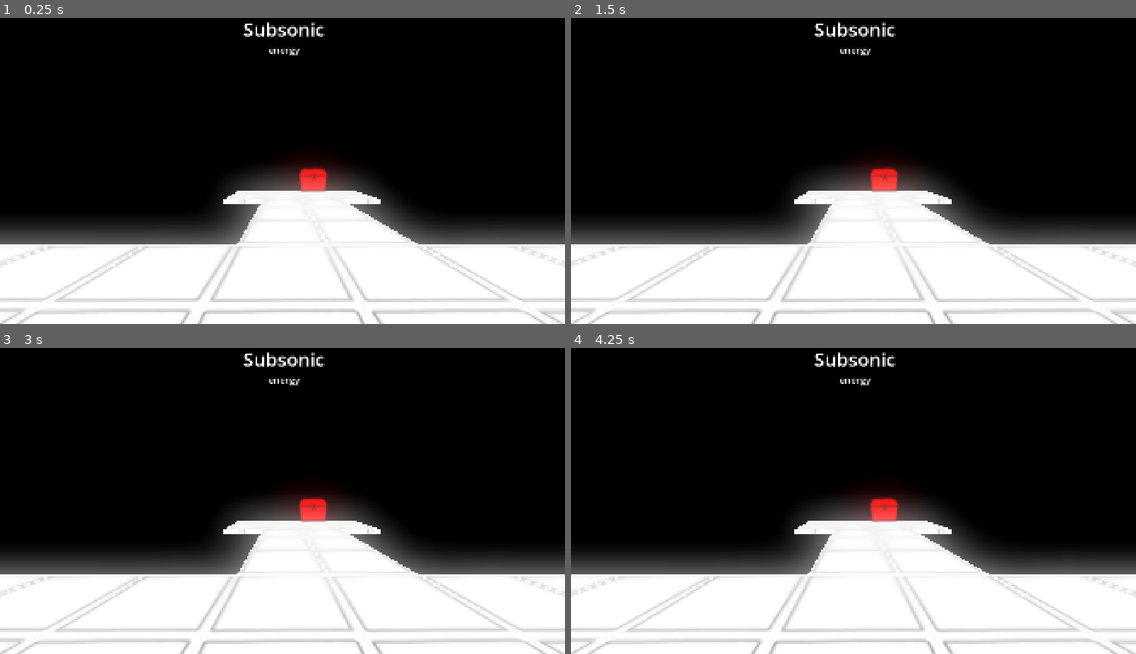
Above: before the commit, frames 1-4 (two rows, left to right).
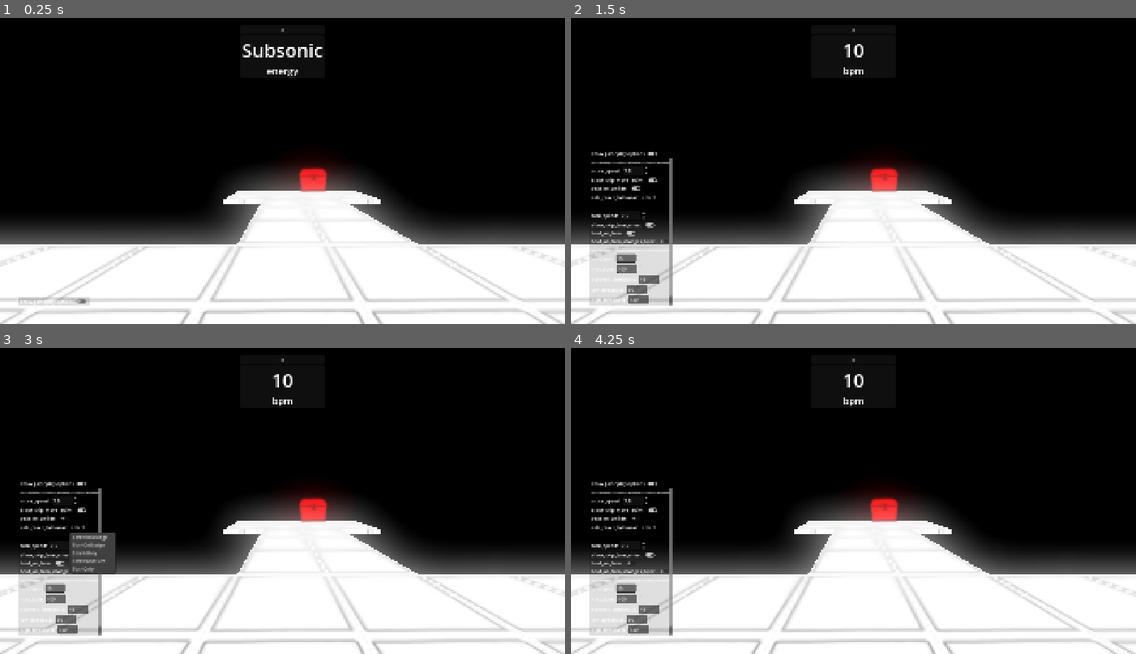
Above: after the commit, the same moments.

Repository: auroracub/dungeon-trance
Game: Godot game, scene res://dungeon/dungeon.tscn
Same seed, same stepped clock (60 frames per second), same inputs: the game is played once before the commit and once after it.
Inputs (mouse positions are in pixels of both pictures, inside the frame that each line leads up to):
- Up to frame 1 (0.25 s): no input
- Up to frame 2 (1.5 s): click (853, 30) at 0.5 s, where only the run after the commit has a clickable "<>"; click (650, 302) at 1.27 s
- Up to frame 3 (3 s): click (67, 519) at 2.02 s; click (79, 528) at 2.75 s, where only the run after the commit has a clickable "select"
- Up to frame 4 (4.25 s): click (633, 562) at 3.52 s

The runs differ from the first frame. In frame 1, 1.0% of the frame differs, in the area x 3-58%, y 1-95%; in frame 2, 4.2%; in frame 3, 4.9%; in frame 4, 4.2%.

Commit message:
Overhaul debug overlay
- Moves debug overlay to a self-contained scene
- Adds controls for player/dungeon gameplay variables
- Adds switching between energy/bpm view

Diff:
--- a/dungeon/dungeon.gd
+++ b/dungeon/dungeon.gd
@@ -58,7 +58,6 @@
 
 
 func _process(delta: float) -> void:
-	_update_debug_ui()
 	_update_energy_state()
 
 	_beat_adjust_timer += delta
@@ -165,9 +164,3 @@
 		_:
 			# default to subsonic
 			return (_min_bpm + subsonic_threshold) * 0.5
-
-## debug
-
-func _update_debug_ui() -> void:
-	%BPMValue.text = str(int(bpm))
-	%EnergyValue.text = Global.EnergyState.keys()[energy_state]
--- a/dungeon/dungeon.tscn
+++ b/dungeon/dungeon.tscn
@@ -15,6 +15,7 @@
 [ext_resource type="AudioStream" uid="uid://2bkkrtfvwpsc" path="res://dungeon/sfx/kick_deep_2.mp3" id="10_v5yuf"]
 [ext_resource type="AudioStream" uid="uid://bebxcheryi1bd" path="res://dungeon/sfx/perc_2.mp3" id="12_v5yuf"]
 [ext_resource type="AudioStream" uid="uid://cknm45e6eyfiy" path="res://dungeon/sfx/acid_f#_maj.mp3" id="13_yrjow"]
+[ext_resource type="PackedScene" uid="uid://c3p5h0danxa2o" path="res://testing/debug_overlay.tscn" id="16_ugyaa"]
 
 [sub_resource type="PlaneMesh" id="PlaneMesh_tjq72"]
 size = Vector2(15, 15)
@@ -138,53 +139,13 @@
 [node name="WorldEnvironment" type="WorldEnvironment" parent="Global" unique_id=1905369222]
 environment = SubResource("Environment_ce1tf")
 
-[node name="Debug" type="CanvasLayer" parent="." unique_id=432502886]
-
-[node name="EnergyContainer" type="VBoxContainer" parent="Debug" unique_id=311230618]
-anchors_preset = 5
-anchor_left = 0.5
-anchor_right = 0.5
-offset_left = -30.5
+[node name="DebugOverlay" parent="." unique_id=1541782437 node_paths=PackedStringArray("dungeon", "player") instance=ExtResource("16_ugyaa")]
+anchors_preset = 0
+anchor_right = 0.0
+anchor_bottom = 0.0
+offset_left = 32.0
 offset_top = 32.0
-offset_right = 39.5
-offset_bottom = 169.0
-grow_horizontal = 2
-
-[node name="EnergyValue" type="Label" parent="Debug/EnergyContainer" unique_id=460320580]
-unique_name_in_owner = true
-layout_mode = 2
-theme_override_font_sizes/font_size = 64
-horizontal_alignment = 1
-vertical_alignment = 1
-
-[node name="EnergyLabel" type="Label" parent="Debug/EnergyContainer" unique_id=2112893759]
-layout_mode = 2
-theme_override_font_sizes/font_size = 32
-text = "energy"
-horizontal_alignment = 1
-vertical_alignment = 1
-
-[node name="BPMContainer" type="VBoxContainer" parent="Debug" unique_id=1105936768]
-visible = false
-anchors_preset = 5
-anchor_left = 0.5
-anchor_right = 0.5
-offset_left = -20.0
-offset_top = 32.0
-offset_right = 29.0
-offset_bottom = 104.0
-grow_horizontal = 2
-
-[node name="BPMValue" type="Label" parent="Debug/BPMContainer" unique_id=1236724006]
-unique_name_in_owner = true
-layout_mode = 2
-theme_override_font_sizes/font_size = 64
-horizontal_alignment = 1
-vertical_alignment = 1
-
-[node name="BPMLabel" type="Label" parent="Debug/BPMContainer" unique_id=2115365700]
-layout_mode = 2
-theme_override_font_sizes/font_size = 32
-text = "bpm"
-horizontal_alignment = 1
-vertical_alignment = 1
+offset_right = 1888.0
+offset_bottom = 1048.0
+dungeon = NodePath("..")
+player = NodePath("../Entities/Player")
--- a/entities/player/player.gd
+++ b/entities/player/player.gd
@@ -8,7 +8,7 @@
 
 ## moving
 
-enum SideMoveBehavior { StrafeOnly, StrafeAndTurn, TurnOnly, StrafeOnDodge, TurnOnDodge }
+enum SideMoveBehavior { StrafeOnDodge, TurnOnDodge, StrafeOnly, StrafeAndTurn, TurnOnly }
 
 @export var side_move_behavior := SideMoveBehavior.StrafeOnDodge
 
--- /dev/null
+++ b/testing/debug_overlay.gd
@@ -0,0 +1,116 @@
+
+extends MarginContainer
+
+@export var dungeon: Dungeon
+@export var player: Player
+
+class DebugOption:
+	var node: Node
+	var getter: Callable
+	var setter: Callable
+
+	func _init(_node: Node, _getter: Callable, _setter: Callable) -> void:
+		node = _node
+		getter = _getter
+		setter = _setter
+
+	func setup() -> void:
+		match node:
+			var n when n is SpinBox:
+				n.value = getter.call()
+				n.value_changed.connect(setter)
+			var n when n is CheckButton:
+				n.button_pressed = getter.call()
+				n.button_up.connect(func(): setter.call(node.button_pressed))
+			var n when n is MenuButton:
+				n.get_popup().index_pressed.connect(setter)
+			_:
+				if node:
+					push_error("Error setting up debug overlay: unimplemented node type %s" % node)
+				else:
+					push_error("Error setting up debug overlay: invalid node")
+
+func _ready() -> void:
+	# setup options
+	for option in [
+		DebugOption.new(%MoveSpeed, func(): return player.move_speed, func(v): player.move_speed = v),
+		DebugOption.new(%AllowSkipMoveAnim, func(): return player.allow_skip_move_anim, func(v): player.allow_skip_move_anim = v),
+		DebugOption.new(%BeatOnCollide, func(): return player.beat_on_collide, func(v): player.beat_on_collide = v),
+		DebugOption.new(%SideMoveBehavior, func(): return player.side_move_behavior, func(v): player.side_move_behavior = v),
+		DebugOption.new(%TurnSpeed, func(): return player.turn_speed, func(v): player.turn_speed = v),
+		DebugOption.new(%AllowSkipTurnAnim, func(): return player.allow_skip_turn_anim, func(v): player.allow_skip_turn_anim = v),
+		DebugOption.new(%BeatOnTurn, func(): return player.beat_on_turn, func(v): player.beat_on_turn = v),
+		DebugOption.new(%BeatOnTurnChangesBPM, func(): return player.beat_on_turn_changes_bpm, func(v): player.beat_on_turn_changes_bpm = v),
+		DebugOption.new(%MinBPM, func(): return dungeon._min_bpm, func(v): dungeon._min_bpm = v),
+		DebugOption.new(%MaxBPM, func(): return dungeon._max_bpm, func(v): dungeon._max_bpm = v),
+		DebugOption.new(%SubsonicThreshold, func(): return dungeon.subsonic_threshold, func(v): dungeon.subsonic_threshold = v),
+		DebugOption.new(%LowThreshold, func(): return dungeon.low_threshold, func(v): dungeon.low_threshold = v),
+		DebugOption.new(%HighThreshold, func(): return dungeon.high_threshold, func(v): dungeon.high_threshold = v),
+		DebugOption.new(%SupersonicThreshold, func(): return dungeon.supersonic_threshold, func(v): dungeon.supersonic_threshold = v)
+	]:	option.setup()
+
+	## setup options (manual method)
+	#
+	## setup spin boxes
+	#
+	#%MoveSpeed.value = player.move_speed
+	#%MoveSpeed.value_changed.connect(func(value): player.move_speed = value)
+	#
+	#%TurnSpeed.value = player.turn_speed
+	#%TurnSpeed.value_changed.connect(func(value): player.turn_speed = value)
+	#
+	#%MinBPM.value = dungeon._min_bpm
+	#%MinBPM.value_changed.connect(func(value): dungeon._min_bpm = value)
+	#
+	#%MaxBPM.value = dungeon._max_bpm
+	#%MaxBPM.value_changed.connect(func(value): dungeon._max_bpm = value)
+	#
+	#%SubsonicThreshold.value = dungeon.subsonic_threshold
+	#%SubsonicThreshold.value_changed.connect(func(value): dungeon.subsonic_threshold = value)
+	#
+	#%LowThreshold.value = dungeon.low_threshold
+	#%LowThreshold.value_changed.connect(func(value): dungeon.low_threshold = value)
+	#
+	#%HighThreshold.value = dungeon.high_threshold
+	#%HighThreshold.value_changed.connect(func(value): dungeon.high_threshold = value)
+	#
+	#%SupersonicThreshold.value = dungeon.supersonic_threshold
+	#%SupersonicThreshold.value_changed.connect(func(value): dungeon.supersonic_threshold = value)
+	#
+	## setup check buttons
+	#
+	#%AllowSkipMoveAnim.button_pressed = player.allow_skip_move_anim
+	#%AllowSkipMoveAnim.button_up.connect(func(): player.allow_skip_move_anim = %AllowSkipMoveAnim.button_pressed)
+	#
+	#%BeatOnCollide.button_pressed = player.beat_on_collide
+	#%BeatOnCollide.button_up.connect(func(): player.beat_on_collide = %BeatOnCollide.button_pressed)
+	#
+	#%AllowSkipTurnAnim.button_pressed = player.allow_skip_turn_anim
+	#%AllowSkipTurnAnim.button_up.connect(func(): player.allow_skip_turn_anim = %AllowSkipTurnAnim.button_pressed)
+	#
+	#%BeatOnTurn.button_pressed = player.beat_on_turn
+	#%BeatOnTurn.button_up.connect(func(): player.beat_on_turn = %BeatOnTurn.button_pressed)
+	#
+	#%BeatOnTurnChangesBPM.button_pressed = player.beat_on_turn_changes_bpm
+	#%BeatOnTurnChangesBPM.button_up.connect(func(): player.beat_on_turn_changes_bpm = %BeatOnTurnChangesBPM.button_pressed)
+	#
+	## setup menu buttons
+	#
+	#%SideMoveBehavior.text = player.SideMoveBehavior.keys()[player.side_move_behavior]
+	#%SideMoveBehavior.get_popup().index_pressed.connect(func(index):
+		#player.side_move_behavior = index
+		#%SideMoveBehavior.text = player.SideMoveBehavior.keys()[index]
+	#)
+
+	# show/hide game options
+
+	%GameplayOptions.visible = %ShowGameplayOptions.button_pressed
+	%ShowGameplayOptions.pressed.connect(func(): %GameplayOptions.visible = !%GameplayOptions.visible)
+
+	# setup stats control
+
+	%StatsButton.pressed.connect(func(): %StatsTabContainer.current_tab = (%StatsTabContainer.current_tab + 1) % %StatsTabContainer.get_tab_count())
+
+func _process(delta: float) -> void:
+	%EnergyValue.text = Global.EnergyState.keys()[dungeon.energy_state]
+	%BPMValue.text = str(int(dungeon.bpm))
--- /dev/null
+++ b/testing/debug_overlay.tscn
@@ -0,0 +1,338 @@
+[gd_scene format=3 uid="uid://c3p5h0danxa2o"]
+
+[ext_resource type="Script" uid="uid://c66gibjumc3du" path="res://testing/debug_overlay.gd" id="1_w24xq"]
+
+[sub_resource type="StyleBoxFlat" id="StyleBoxFlat_ce1tf"]
+bg_color = Color(0, 0, 0, 0.125)
+
+[node name="DebugOverlay" type="MarginContainer" unique_id=1536715306]
+anchors_preset = 15
+anchor_right = 1.0
+anchor_bottom = 1.0
+grow_horizontal = 2
+grow_vertical = 2
+theme_override_constants/margin_left = 32
+theme_override_constants/margin_top = 32
+theme_override_constants/margin_right = 32
+theme_override_constants/margin_bottom = 32
+script = ExtResource("1_w24xq")
+
+[node name="StatsContainer" type="VBoxContainer" parent="." unique_id=25981903]
+layout_mode = 2
+size_flags_horizontal = 4
+size_flags_vertical = 0
+
+[node name="StatsButton" type="Button" parent="StatsContainer" unique_id=1643373843]
+unique_name_in_owner = true
+layout_mode = 2
+text = "<>"
+
+[node name="StatsTabContainer" type="TabContainer" parent="StatsContainer" unique_id=1143500405]
+unique_name_in_owner = true
+custom_minimum_size = Vector2(125, 0)
+layout_mode = 2
+current_tab = 0
+tabs_visible = false
+use_hidden_tabs_for_min_size = true
+
+[node name="EnergyStateContainer" type="MarginContainer" parent="StatsContainer/StatsTabContainer" unique_id=165061191]
+layout_mode = 2
+theme_override_constants/margin_left = 4
+theme_override_constants/margin_top = 4
+theme_override_constants/margin_right = 4
+metadata/_tab_index = 0
+
+[node name="VBoxContainer" type="VBoxContainer" parent="StatsContainer/StatsTabContainer/EnergyStateContainer" unique_id=153913282]
+layout_mode = 2
+
+[node name="EnergyValue" type="Label" parent="StatsContainer/StatsTabContainer/EnergyStateContainer/VBoxContainer" unique_id=215785163]
+unique_name_in_owner = true
+layout_mode = 2
+theme_override_font_sizes/font_size = 64
+horizontal_alignment = 1
+vertical_alignment = 1
+
+[node name="EnergyLabel" type="Label" parent="StatsContainer/StatsTabContainer/EnergyStateContainer/VBoxContainer" unique_id=1818019506]
+layout_mode = 2
+theme_override_font_sizes/font_size = 32
+text = "energy"
+horizontal_alignment = 1
+vertical_alignment = 1
+
+[node name="BPMContainer" type="MarginContainer" parent="StatsContainer/StatsTabContainer" unique_id=2133625321]
+visible = false
+layout_mode = 2
+theme_override_constants/margin_left = 4
+theme_override_constants/margin_top = 4
+theme_override_constants/margin_right = 4
+metadata/_tab_index = 1
+
+[node name="VBoxContainer" type="VBoxContainer" parent="StatsContainer/StatsTabContainer/BPMContainer" unique_id=1351447171]
+layout_mode = 2
+
+[node name="BPMValue" type="Label" parent="StatsContainer/StatsTabContainer/BPMContainer/VBoxContainer" unique_id=82238503]
+unique_name_in_owner = true
+layout_mode = 2
+theme_override_font_sizes/font_size = 64
+horizontal_alignment = 1
+vertical_alignment = 1
+
+[node name="BPMLabel" type="Label" parent="StatsContainer/StatsTabContainer/BPMContainer/VBoxContainer" unique_id=1713070083]
+layout_mode = 2
+theme_override_font_sizes/font_size = 32
+text = "bpm"
+horizontal_alignment = 1
+vertical_alignment = 1
+
+[node name="GameplayOptionsContainer" type="PanelContainer" parent="." unique_id=1556570892]
+layout_mode = 2
+size_flags_horizontal = 0
+size_flags_vertical = 8
+theme_override_styles/panel = SubResource("StyleBoxFlat_ce1tf")
+
+[node name="MarginContainer" type="MarginContainer" parent="GameplayOptionsContainer" unique_id=1174112323]
+layout_mode = 2
+theme_override_constants/margin_left = 4
+theme_override_constants/margin_top = 4
+theme_override_constants/margin_right = 4
+
+[node name="VBoxContainer" type="VBoxContainer" parent="GameplayOptionsContainer/MarginContainer" unique_id=2043002240]
+layout_mode = 2
+size_flags_horizontal = 3
+size_flags_vertical = 3
+
+[node name="HBoxContainer" type="HBoxContainer" parent="GameplayOptionsContainer/MarginContainer/VBoxContainer" unique_id=335305825]
+layout_mode = 2
+
+[node name="Label" type="Label" parent="GameplayOptionsContainer/MarginContainer/VBoxContainer/HBoxContainer" unique_id=1144901094]
+layout_mode = 2
+text = "show gameplay options"
+
+[node name="ShowGameplayOptions" type="CheckButton" parent="GameplayOptionsContainer/MarginContainer/VBoxContainer/HBoxContainer" unique_id=1388900337]
+unique_name_in_owner = true
+layout_mode = 2
+
+[node name="GameplayOptions" type="ScrollContainer" parent="GameplayOptionsContainer/MarginContainer/VBoxContainer" unique_id=740016788]
+unique_name_in_owner = true
+visible = false
+custom_minimum_size = Vector2(275, 500)
+layout_mode = 2
+
+[node name="VBoxContainer" type="VBoxContainer" parent="GameplayOptionsContainer/MarginContainer/VBoxContainer/GameplayOptions" unique_id=546502597]
+layout_mode = 2
+size_flags_horizontal = 3
+size_flags_vertical = 3
+
+[node name="Separator1" type="Label" parent="GameplayOptionsContainer/MarginContainer/VBoxContainer/GameplayOptions/VBoxContainer" unique_id=399433762]
+layout_mode = 2
+text = "-----------------------------------------------------"
+
+[node name="MoveSpeed" type="HBoxContainer" parent="GameplayOptionsContainer/MarginContainer/VBoxContainer/GameplayOptions/VBoxContainer" unique_id=678762042]
+layout_mode = 2
+
+[node name="Label" type="Label" parent="GameplayOptionsContainer/MarginContainer/VBoxContainer/GameplayOptions/VBoxContainer/MoveSpeed" unique_id=843315306]
+layout_mode = 2
+text = "move_speed: "
+
+[node name="MoveSpeed" type="SpinBox" parent="GameplayOptionsContainer/MarginContainer/VBoxContainer/GameplayOptions/VBoxContainer/MoveSpeed" unique_id=113427792]
+unique_name_in_owner = true
+layout_mode = 2
+min_value = 0.1
+max_value = 25.0
+step = 0.1
+value = 7.5
+
+[node name="AllowSkipMoveAnim" type="HBoxContainer" parent="GameplayOptionsContainer/MarginContainer/VBoxContainer/GameplayOptions/VBoxContainer" unique_id=1716497331]
+layout_mode = 2
+
+[node name="Label" type="Label" parent="GameplayOptionsContainer/MarginContainer/VBoxContainer/GameplayOptions/VBoxContainer/AllowSkipMoveAnim" unique_id=459504031]
+layout_mode = 2
+text = "allow_skip_move_anim: "
+
+[node name="AllowSkipMoveAnim" type="CheckButton" parent="GameplayOptionsContainer/MarginContainer/VBoxContainer/GameplayOptions/VBoxContainer/AllowSkipMoveAnim" unique_id=1333897092]
+unique_name_in_owner = true
+layout_mode = 2
+button_pressed = true
+
+[node name="BeatOnCollide" type="HBoxContainer" parent="GameplayOptionsContainer/MarginContainer/VBoxContainer/GameplayOptions/VBoxContainer" unique_id=1878361347]
+layout_mode = 2
+
+[node name="Label" type="Label" parent="GameplayOptionsContainer/MarginContainer/VBoxContainer/GameplayOptions/VBoxContainer/BeatOnCollide" unique_id=1052285381]
+layout_mode = 2
+text = "beat_on_collide: "
+
+[node name="BeatOnCollide" type="CheckButton" parent="GameplayOptionsContainer/MarginContainer/VBoxContainer/GameplayOptions/VBoxContainer/BeatOnCollide" unique_id=1457291841]
+unique_name_in_owner = true
+layout_mode = 2
+button_pressed = true
+
+[node name="SideMoveBehavior" type="HBoxContainer" parent="GameplayOptionsContainer/MarginContainer/VBoxContainer/GameplayOptions/VBoxContainer" unique_id=1972969365]
+layout_mode = 2
+
+[node name="Label" type="Label" parent="GameplayOptionsContainer/MarginContainer/VBoxContainer/GameplayOptions/VBoxContainer/SideMoveBehavior" unique_id=1488231622]
+layout_mode = 2
+text = "side_move_behavior: "
+
+[node name="SideMoveBehavior" type="MenuButton" parent="GameplayOptionsContainer/MarginContainer/VBoxContainer/GameplayOptions/VBoxContainer/SideMoveBehavior" unique_id=471294693]
+unique_name_in_owner = true
+layout_mode = 2
+text = "select"
+item_count = 5
+popup/item_0/text = "StrafeOnDodge"
+popup/item_0/id = 0
+popup/item_1/text = "TurnOnDodge"
+popup/item_1/id = 1
+popup/item_2/text = "StrafeOnly"
+popup/item_2/id = 2
+popup/item_3/text = "StrafeAndTurn"
+popup/item_3/id = 3
+popup/item_4/text = "TurnOnly"
+popup/item_4/id = 4
+
+[node name="Separator2" type="Label" parent="GameplayOptionsContainer/MarginContainer/VBoxContainer/GameplayOptions/VBoxContainer" unique_id=1490097117]
+layout_mode = 2
+text = "-----------------------------------------------------"
+
+[node name="TurnSpeed" type="HBoxContainer" parent="GameplayOptionsContainer/MarginContainer/VBoxContainer/GameplayOptions/VBoxContainer" unique_id=496106663]
+layout_mode = 2
+
+[node name="Label" type="Label" parent="GameplayOptionsContainer/MarginContainer/VBoxContainer/GameplayOptions/VBoxContainer/TurnSpeed" unique_id=264886877]
+layout_mode = 2
+text = "turn_speed: "
+
+[node name="TurnSpeed" type="SpinBox" parent="GameplayOptionsContainer/MarginContainer/VBoxContainer/GameplayOptions/VBoxContainer/TurnSpeed" unique_id=68727716]
+unique_name_in_owner = true
+layout_mode = 2
+min_value = 0.1
+max_value = 25.0
+step = 0.1
+value = 7.5
+
+[node name="AllowSkipTurnAnim" type="HBoxContainer" parent="GameplayOptionsContainer/MarginContainer/VBoxContainer/GameplayOptions/VBoxContainer" unique_id=157057980]
+layout_mode = 2
+
+[node name="Label" type="Label" parent="GameplayOptionsContainer/MarginContainer/VBoxContainer/GameplayOptions/VBoxContainer/AllowSkipTurnAnim" unique_id=176386640]
+layout_mode = 2
+text = "allow_skip_turn_anim: "
+
+[node name="AllowSkipTurnAnim" type="CheckButton" parent="GameplayOptionsContainer/MarginContainer/VBoxContainer/GameplayOptions/VBoxContainer/AllowSkipTurnAnim" unique_id=1675678464]
+unique_name_in_owner = true
+layout_mode = 2
+button_pressed = true
+
+[node name="BeatOnTurn" type="HBoxContainer" parent="GameplayOptionsContainer/MarginContainer/VBoxContainer/GameplayOptions/VBoxContainer" unique_id=474840562]
+layout_mode = 2
+
+[node name="Label" type="Label" parent="GameplayOptionsContainer/MarginContainer/VBoxContainer/GameplayOptions/VBoxContainer/BeatOnTurn" unique_id=1117122655]
+layout_mode = 2
+text = "beat_on_turn: "
+
+[node name="BeatOnTurn" type="CheckButton" parent="GameplayOptionsContainer/MarginContainer/VBoxContainer/GameplayOptions/VBoxContainer/BeatOnTurn" unique_id=831219503]
+unique_name_in_owner = true
+layout_mode = 2
+button_pressed = true
+
+[node name="BeatOnTurnChangesBPM" type="HBoxContainer" parent="GameplayOptionsContainer/MarginContainer/VBoxContainer/GameplayOptions/VBoxContainer" unique_id=1647744276]
+layout_mode = 2
+
+[node name="Label" type="Label" parent="GameplayOptionsContainer/MarginContainer/VBoxContainer/GameplayOptions/VBoxContainer/BeatOnTurnChangesBPM" unique_id=1996831692]
+layout_mode = 2
+text = "beat_on_turn_changes_bpm: "
+
+[node name="BeatOnTurnChangesBPM" type="CheckButton" parent="GameplayOptionsContainer/MarginContainer/VBoxContainer/GameplayOptions/VBoxContainer/BeatOnTurnChangesBPM" unique_id=1751670225]
+unique_name_in_owner = true
+layout_mode = 2
+
+[node name="Separator3" type="Label" parent="GameplayOptionsContainer/MarginContainer/VBoxContainer/GameplayOptions/VBoxContainer" unique_id=1681386577]
+layout_mode = 2
+text = "-----------------------------------------------------"
+
+[node name="MinBPM" type="HBoxContainer" parent="GameplayOptionsContainer/MarginContainer/VBoxContainer/GameplayOptions/VBoxContainer" unique_id=1864968055]
+layout_mode = 2
+
+[node name="Label" type="Label" parent="GameplayOptionsContainer/MarginContainer/VBoxContainer/GameplayOptions/VBoxContainer/MinBPM" unique_id=1331402914]
+layout_mode = 2
+text = "min_bpm: "
+
+[node name="MinBPM" type="SpinBox" parent="GameplayOptionsContainer/MarginContainer/VBoxContainer/GameplayOptions/VBoxContainer/MinBPM" unique_id=65425440]
+unique_name_in_owner = true
+layout_mode = 2
+min_value = 5.0
+max_value = 1000.0
+step = 5.0
+value = 10.0
+
+[node name="MaxBPM" type="HBoxContainer" parent="GameplayOptionsContainer/MarginContainer/VBoxContainer/GameplayOptions/VBoxContainer" unique_id=1879439294]
+layout_mode = 2
+
+[node name="Label" type="Label" parent="GameplayOptionsContainer/MarginContainer/VBoxContainer/GameplayOptions/VBoxContainer/MaxBPM" unique_id=2062962399]
+layout_mode = 2
+text = "max_bpm: "
+
+[node name="MaxBPM" type="SpinBox" parent="GameplayOptionsContainer/MarginContainer/VBoxContainer/GameplayOptions/VBoxContainer/MaxBPM" unique_id=1123082323]
+unique_name_in_owner = true
+layout_mode = 2
+min_value = 5.0
+max_value = 1000.0
+step = 5.0
+value = 400.0
+
+[node name="SubsonicThreshold" type="HBoxContainer" parent="GameplayOptionsContainer/MarginContainer/VBoxContainer/GameplayOptions/VBoxContainer" unique_id=1363021473]
+layout_mode = 2
+
+[node name="Label" type="Label" parent="GameplayOptionsContainer/MarginContainer/VBoxContainer/GameplayOptions/VBoxContainer/SubsonicThreshold" unique_id=841994488]
+layout_mode = 2
+text = "subsonic_threshold: "
+
+[node name="SubsonicThreshold" type="SpinBox" parent="GameplayOptionsContainer/MarginContainer/VBoxContainer/GameplayOptions/VBoxContainer/SubsonicThreshold" unique_id=362778115]
+unique_name_in_owner = true
+layout_mode = 2
+min_value = 5.0
+max_value = 1000.0
+step = 5.0
+value = 45.0
+
+[node name="LowThreshold" type="HBoxContainer" parent="GameplayOptionsContainer/MarginContainer/VBoxContainer/GameplayOptions/VBoxContainer" unique_id=526456178]
+layout_mode = 2
+
+[node name="Label" type="Label" parent="GameplayOptionsContainer/MarginContainer/VBoxContainer/GameplayOptions/VBoxContainer/LowThreshold" unique_id=1529233132]
+layout_mode = 2
+text = "low_threshold: "
+
+[node name="LowThreshold" type="SpinBox" parent="GameplayOptionsContainer/MarginContainer/VBoxContainer/GameplayOptions/VBoxContainer/LowThreshold" unique_id=420379583]
+unique_name_in_owner = true
+layout_mode = 2
+min_value = 5.0
+max_value = 1000.0
+step = 5.0
+value = 90.0
+
+[node name="HighThreshold" type="HBoxContainer" parent="GameplayOptionsContainer/MarginContainer/VBoxContainer/GameplayOptions/VBoxContainer" unique_id=702372109]
+layout_mode = 2
+
+[node name="Label" type="Label" parent="GameplayOptionsContainer/MarginContainer/VBoxContainer/GameplayOptions/VBoxContainer/HighThreshold" unique_id=261471694]
+layout_mode = 2
+text = "high_threshold: "
+
+[node name="HighThreshold" type="SpinBox" parent="GameplayOptionsContainer/MarginContainer/VBoxContainer/GameplayOptions/VBoxContainer/HighThreshold" unique_id=486316641]
+unique_name_in_owner = true
+layout_mode = 2
+min_value = 5.0
+max_value = 1000.0
+step = 5.0
+value = 180.0
+
+[node name="SupersonicThreshold" type="HBoxContainer" parent="GameplayOptionsContainer/MarginContainer/VBoxContainer/GameplayOptions/VBoxContainer" unique_id=1587784185]
+layout_mode = 2
+
+[node name="Label" type="Label" parent="GameplayOptionsContainer/MarginContainer/VBoxContainer/GameplayOptions/VBoxContainer/SupersonicThreshold" unique_id=631646847]
+layout_mode = 2
+text = "supersonic_threshold: "
+
+[node name="SupersonicThreshold" type="SpinBox" parent="GameplayOptionsContainer/MarginContainer/VBoxContainer/GameplayOptions/VBoxContainer/SupersonicThreshold" unique_id=1575691161]
+unique_name_in_owner = true
+layout_mode = 2
+min_value = 5.0
+max_value = 1000.0
+step = 5.0
+value = 360.0
Not shown, added: testing/debug_overlay.gd.uid
